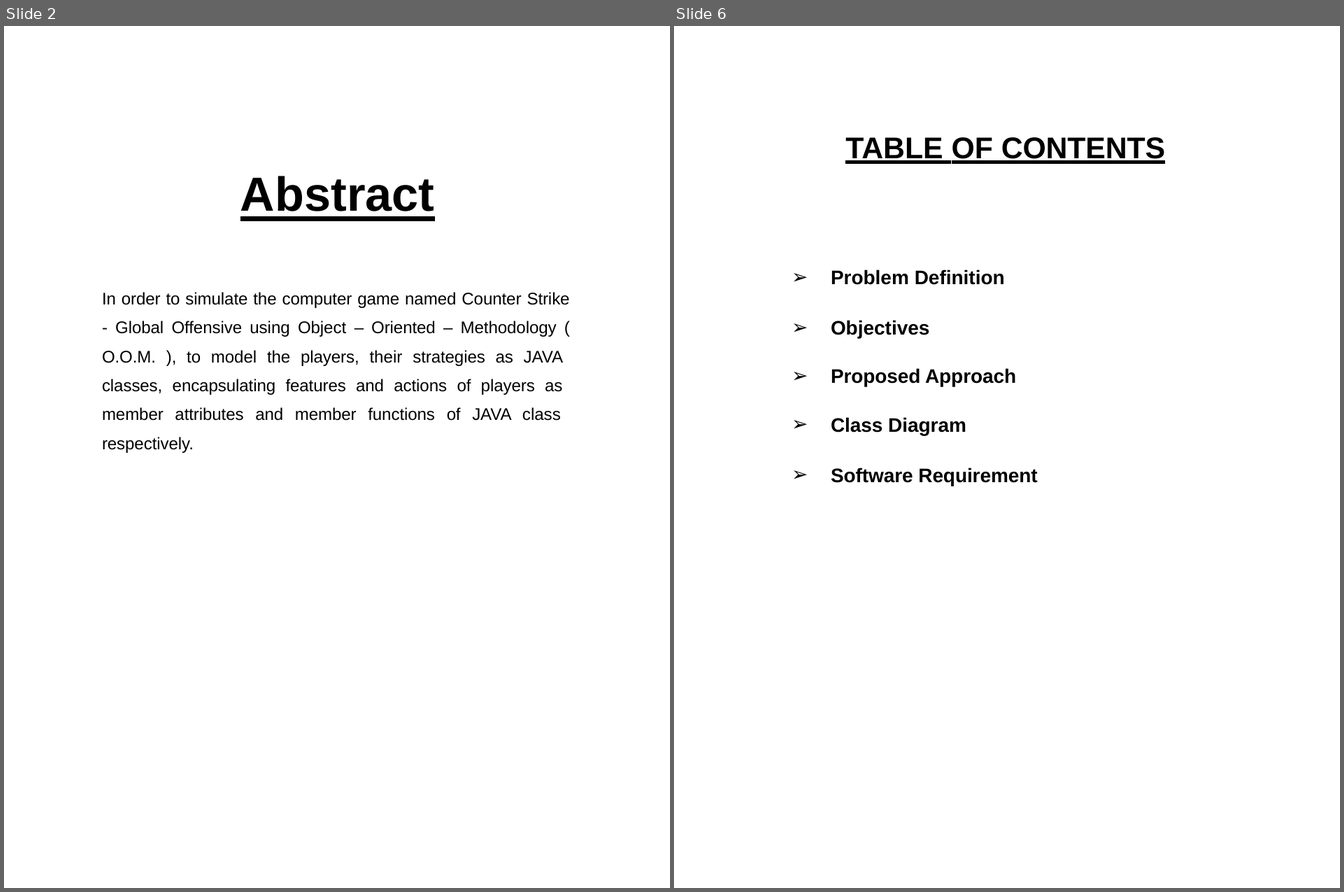
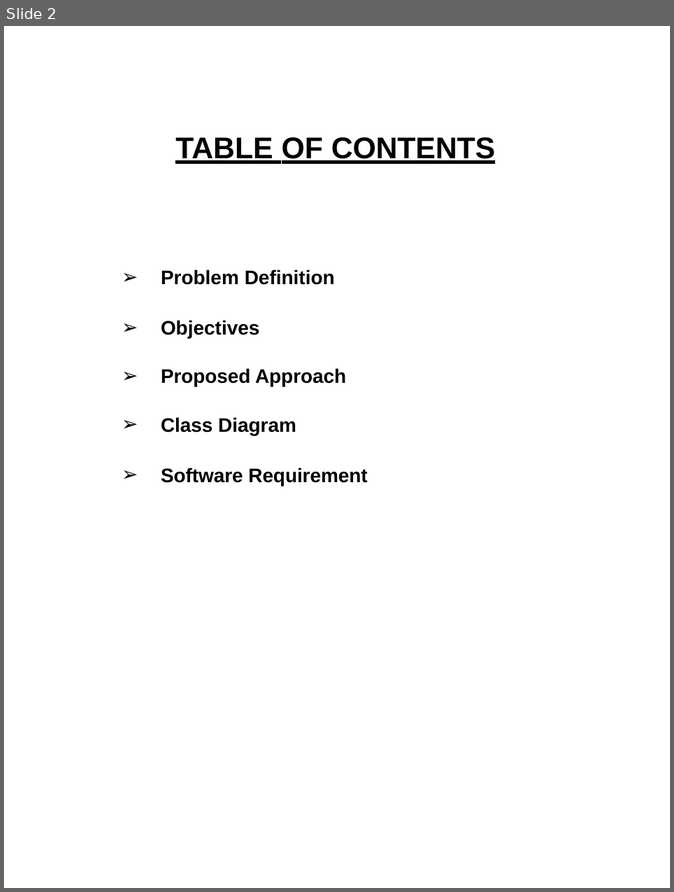
Before and after one commit to rajutkarshgupt/tinceptor_public, a slide deck: Mid_Presentation.pptx. Shown side by side, each under a label of ours: slides 2 and 6 before the commit, slide 2 after it; the slides between them are not shown. The pictures are 1344x892 and 674x892 pixels, drawn with LibreOffice and Linux fonts; fonts in the diff are those of the drawing. Boxes give left, top, right and bottom in pixels: in the first picture for what was removed or moved away, otherwise in the second. Text is boxed around its words. In the diff, an @@ line names an element or a change of style, - is before the commit and + after.

```diff
--- a/Mid_Presentation.pptx
+++ b/Mid_Presentation.pptx
@@ slide 2 removed at box(4, 26, 670, 888), background #FFFFFF @@
@@ title removed at box(241, 176, 435, 220) @@
-Abstract
@@ freeform shape removed at box(241, 219, 435, 219) @@
@@ text removed at box(102, 292, 570, 453) @@
-In order to simulate the computer game named Counter Strike
-- Global Offensive using Object – Oriented – Methodology (
-O.O.M. ), to model the players, their strategies as JAVA classes, encapsulating features and actions of players as member attributes and member functions of JAVA class respectively.
@@ what was slide 6 is now slide 2 @@
```
Also in this commit, not shown: 1 slide changed, 5 other slides removed.
